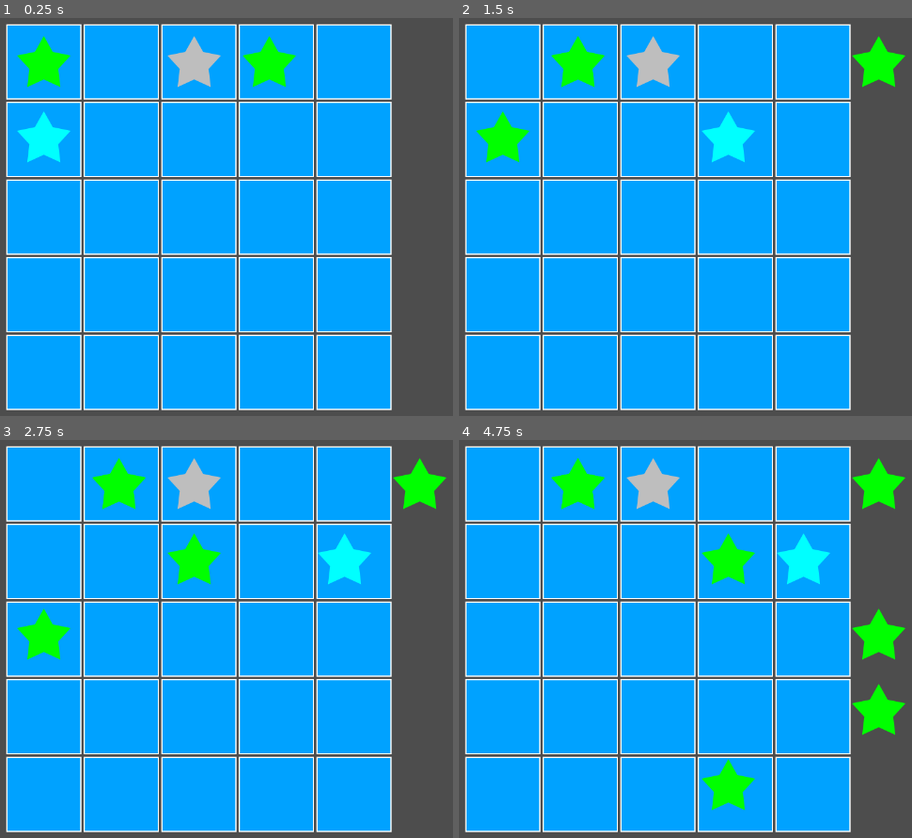
Above: before the commit, frames 1-4 (two rows, left to right).
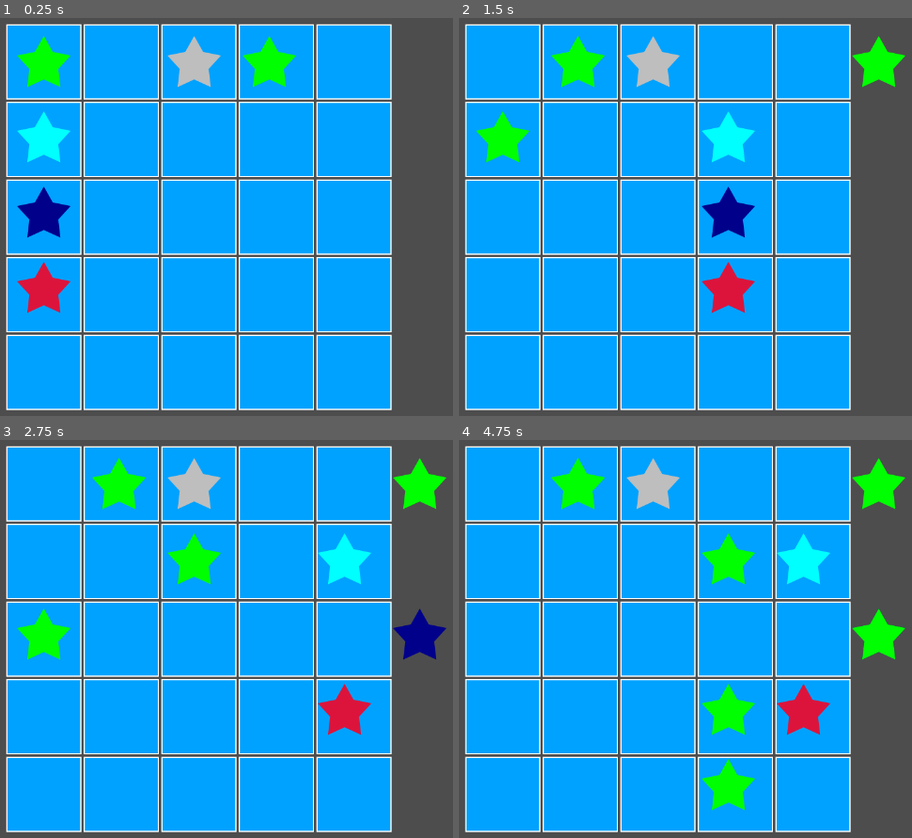
Above: after the commit, the same moments.

Repository: hunttis/ld-54
Game: Godot game, scene res://Assets/Scenes/PlayMode.tscn
The game is run twice, just before and just after one commit, with the same random seed, the same clock (stepped at 60 frames per second) and the same inputs. This scene is started directly instead of the project's main scene.
Inputs:
- Up to frame 1 (0.25 s): no input
- Up to frame 2 (1.5 s): tap Enter (ui_accept) at 0.5, 0.77, 1.25 s; tap 1 at 0.6 s; tap 2 at 1.35 s
- Up to frame 3 (2.75 s): tap Enter (ui_accept) at 1.52, 2 s; tap 3 at 2.1 s
- Up to frame 4 (4.75 s): tap Enter (ui_accept) at 2.75, 3.02, 3.5, 3.77, 4.25, 4.52 s; tap 4 at 2.85 s; tap 5 at 3.6 s; tap 1 at 4.35 s

The runs differ from the first frame. In frame 1, 1.5% of the frame differs, in the area x 3-16%, y 42-75%; in frame 2, 1.5%; in frame 3, 1.5%; in frame 4, 2.2%, in the area x 53-99%, y 61-75%.

Commit message:
Pirate ship and FIsh scenes

Diff:
--- a/Assets/Scenes/Grid.gd
+++ b/Assets/Scenes/Grid.gd
@@ -2,6 +2,8 @@
 
 @onready var item_scene = preload("res://Assets/Scenes/Item.tscn")
 @onready var fishing_ship_scene = preload("res://Assets/Scenes/Items/FishingShip.tscn")
+@onready var fish_scene = preload("res://Assets/Scenes/Items/Fish.tscn")
+@onready var pirate_scene = preload("res://Assets/Scenes/Items/PirateShip.tscn")
 @onready var items_node = $Items
 
 @export var rows = 5
@@ -25,6 +27,12 @@
 
 	var fishing_ship = fishing_ship_scene.instantiate()
 	place_typed_item_grid(1, 0, fishing_ship)
+
+	var fish = fish_scene.instantiate()
+	place_typed_item_grid(2, 0, fish)
+
+	var pirate_ship = pirate_scene.instantiate()
+	place_typed_item_grid(3, 0, pirate_ship)
 
 # Called every frame. 'delta' is the elapsed time since the previous frame.
 func _process(delta) -> void:
--- /dev/null
+++ b/Assets/Scenes/Items/Fish.gd
@@ -0,0 +1,6 @@
+extends "res://Assets/Scenes/Item.gd"
+
+
+# Called when the node enters the scene tree for the first time.
+func _ready():
+	self.modulate = Color.DARK_BLUE
--- /dev/null
+++ b/Assets/Scenes/Items/Fish.tscn
@@ -0,0 +1,23 @@
+[gd_scene load_steps=5 format=3 uid="uid://03u515hakiy5"]
+
+[ext_resource type="Texture2D" uid="uid://cm0xuy2v7qkb0" path="res://Assets/Images/star.png" id="1_tr1q5"]
+[ext_resource type="Script" path="res://Assets/Scenes/Items/Fish.gd" id="2_8f338"]
+
+[sub_resource type="AtlasTexture" id="AtlasTexture_hj6yc"]
+atlas = ExtResource("1_tr1q5")
+region = Rect2(0, 0, 96, 96)
+
+[sub_resource type="SpriteFrames" id="SpriteFrames_j4qk2"]
+animations = [{
+"frames": [{
+"duration": 1.0,
+"texture": SubResource("AtlasTexture_hj6yc")
+}],
+"loop": true,
+"name": &"default",
+"speed": 5.0
+}]
+
+[node name="Fish" type="AnimatedSprite2D"]
+sprite_frames = SubResource("SpriteFrames_j4qk2")
+script = ExtResource("2_8f338")
--- /dev/null
+++ b/Assets/Scenes/Items/PirateShip.gd
@@ -0,0 +1,11 @@
+extends "res://Assets/Scenes/Item.gd"
+
+func _ready():
+	self.modulate = Color.CRIMSON
+
+func can_move(i: int, row: Array) -> bool:
+	if i == row.size() - 2:
+		state = State.Immobile
+
+	var right: Item = row[i + 1] if i < row.size() - 1 else null
+	return state != State.Immobile and (right == null or right.state != State.Immobile)
--- /dev/null
+++ b/Assets/Scenes/Items/PirateShip.tscn
@@ -0,0 +1,23 @@
+[gd_scene load_steps=5 format=3 uid="uid://cqors87qx5gx2"]
+
+[ext_resource type="Script" path="res://Assets/Scenes/Items/PirateShip.gd" id="1_atbfr"]
+[ext_resource type="Texture2D" uid="uid://cm0xuy2v7qkb0" path="res://Assets/Images/star.png" id="1_kox3e"]
+
+[sub_resource type="AtlasTexture" id="AtlasTexture_sjsh3"]
+atlas = ExtResource("1_kox3e")
+region = Rect2(0, 0, 96, 96)
+
+[sub_resource type="SpriteFrames" id="SpriteFrames_31qpm"]
+animations = [{
+"frames": [{
+"duration": 1.0,
+"texture": SubResource("AtlasTexture_sjsh3")
+}],
+"loop": true,
+"name": &"default",
+"speed": 5.0
+}]
+
+[node name="PirateShip" type="AnimatedSprite2D"]
+sprite_frames = SubResource("SpriteFrames_31qpm")
+script = ExtResource("1_atbfr")
